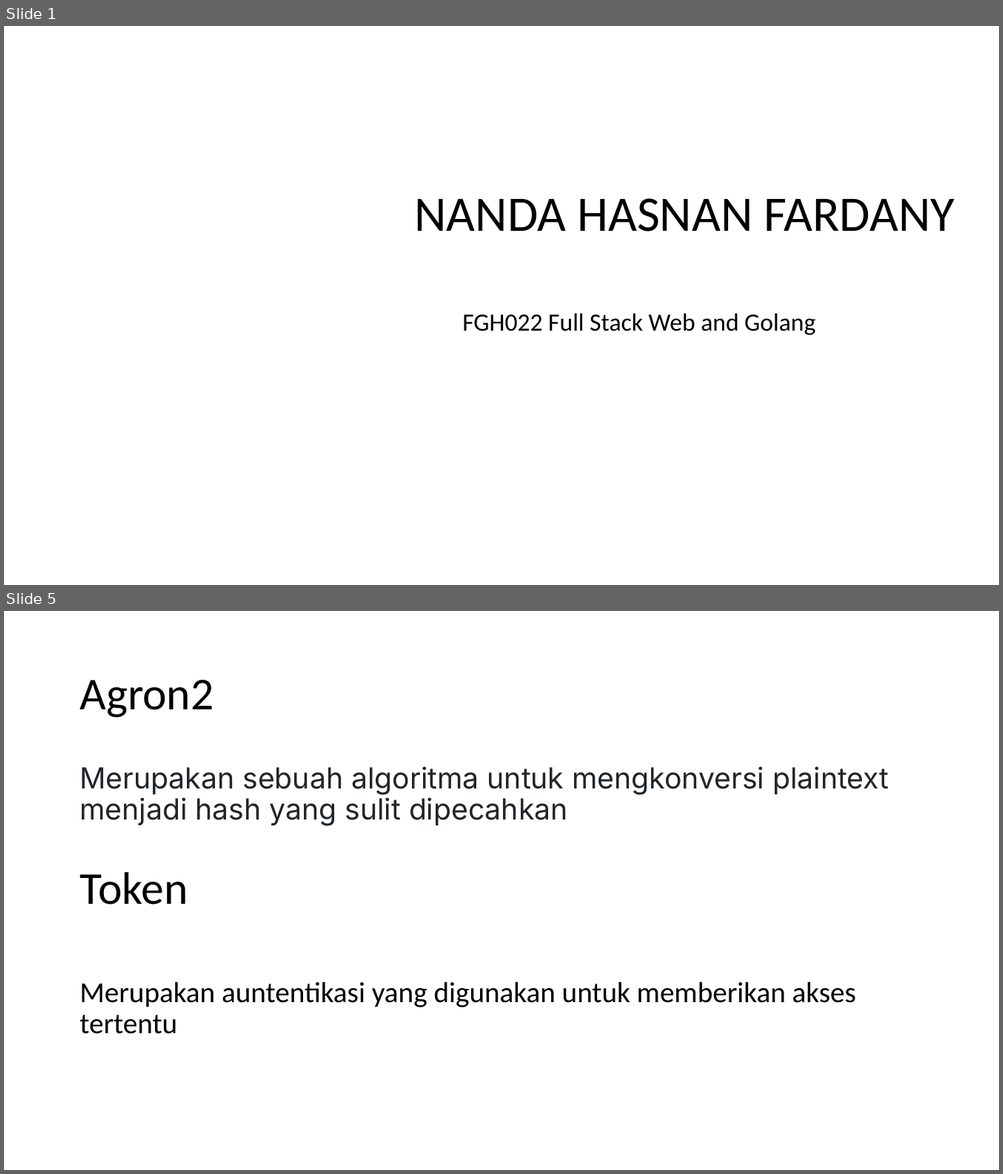
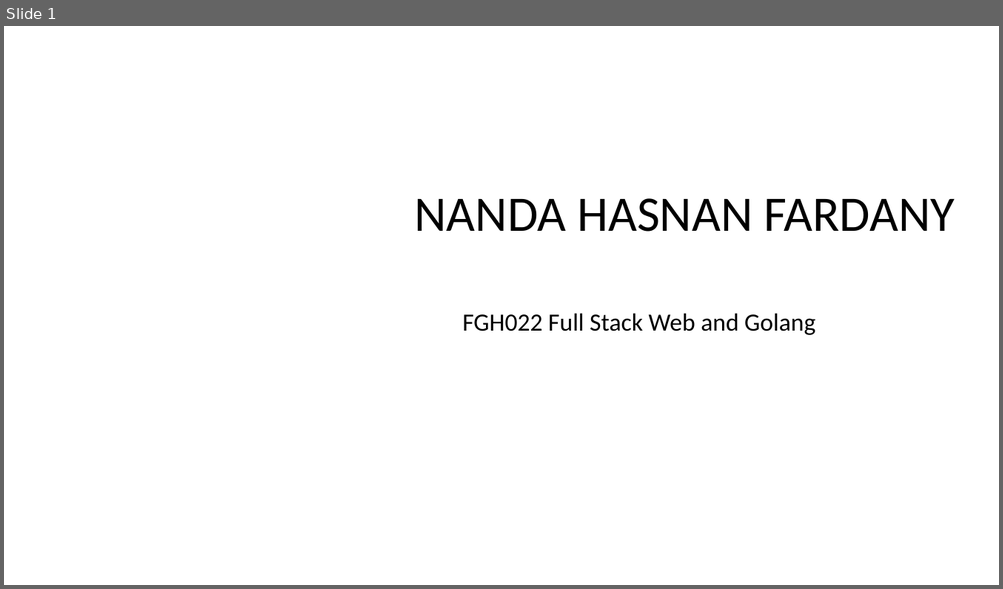
Before and after one commit to NandaHasnan/backend, a slide deck: ppt 2.pptx. Shown one above the other, each under a label of ours: slides 1 and 5 before the commit, slide 1 after it; the slides between them are not shown. The pictures are 1003x1174 and 1003x589 pixels, drawn with LibreOffice and Linux fonts; fonts in the diff are those of the drawing; background and template pictures are left out. Boxes give left, top, right and bottom in pixels: in the first picture for what was removed or moved away, otherwise in the second. Text is boxed around its words. In the diff, an @@ line names an element or a change of style, - is before the commit and + after.

```diff
--- a/ppt 2.pptx
+++ b/ppt 2.pptx
@@ slide 5 removed at (4, 611, 999, 1170), background #FFFFFF @@
@@ title removed at (79, 680, 213, 718) @@
-Agron2
@@ text removed at (79, 766, 888, 826) @@
-Merupakan sebuah algoritma untuk mengkonversi plaintext menjadi hash yang sulit dipecahkan
@@ text removed at (79, 872, 188, 905) @@
-Token
@@ text removed at (79, 982, 856, 1034) @@
-Merupakan auntentikasi yang digunakan untuk memberikan akses tertentu
```
Also in this commit, not shown: 1 slide changed, 3 slides added, 2 other slides removed, 25 other files.
